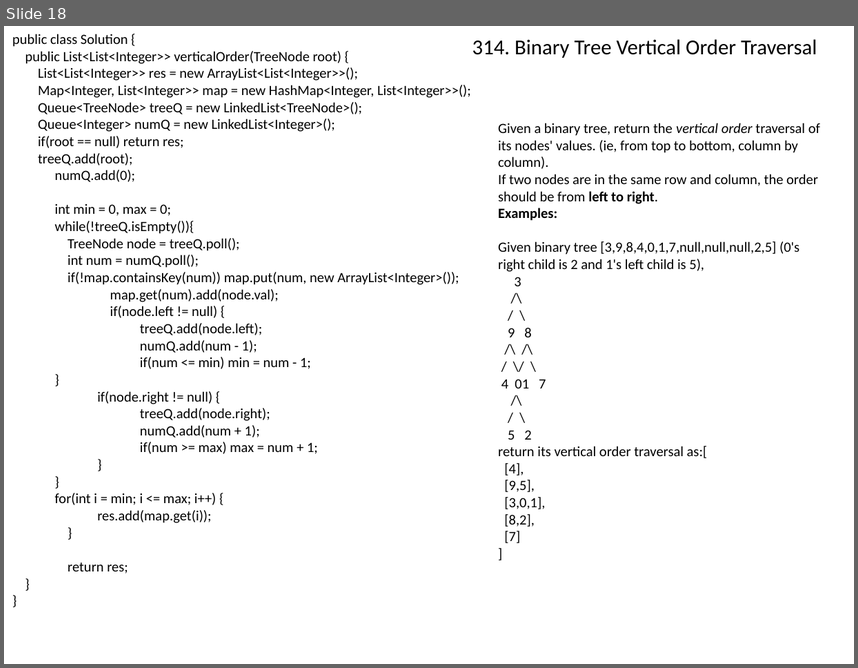
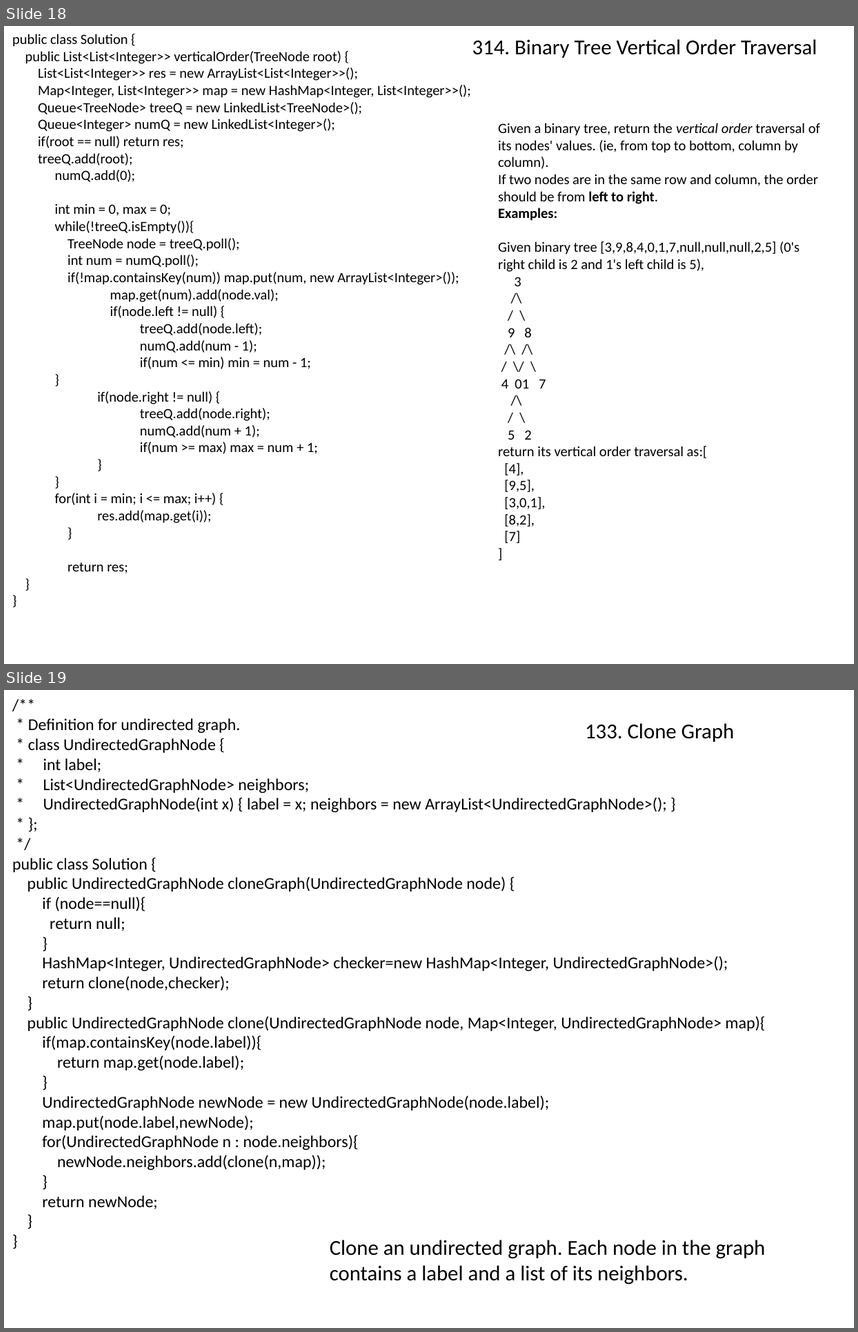
Before and after one commit to songwenxiao/LeetCode-Solutions, a slide deck: Basic/Facebook.pptx. Shown one above the other, each under a label of ours: slide 18 before the commit, slides 18 and 19 after it. The pictures are 858x668 and 858x1332 pixels, drawn with LibreOffice and Linux fonts; fonts in the diff are those of the drawing. Boxes give left, top, right and bottom in pixels: in the first picture for what was removed or moved away, otherwise in the second. Text is boxed around its words. In the diff, an @@ line names an element or a change of style, - is before the commit and + after.

```diff
--- a/Basic/Facebook.pptx
+++ b/Basic/Facebook.pptx
@@ slide 19 added at (4,690,854,1328), background #FFFFFF @@
@@ text added at (12,718,765,1209), 14 pt, text #000000 @@
+/**
+* Definition for undirected graph.
+* class UndirectedGraphNode {
+* int label;
+* List<UndirectedGraphNode> neighbors;
+* UndirectedGraphNode(int x) { label = x; neighbors = new ArrayList<UndirectedGraphNode>(); }
+* };
+*/
+public class Solution {
+public UndirectedGraphNode cloneGraph(UndirectedGraphNode node) {
+if (node==null){
+return null;
+}
+HashMap<Integer, UndirectedGraphNode> checker=new HashMap<Integer, UndirectedGraphNode>();
+return clone(node,checker);
+}
+public UndirectedGraphNode clone(UndirectedGraphNode node, Map<Integer, UndirectedGraphNode> map){
+if(map.containsKey(node.label)){
+return map.get(node.label);
+}
+UndirectedGraphNode newNode = new UndirectedGraphNode(node.label);
+map.put(node.label,newNode);
+for(UndirectedGraphNode n : node.neighbors){
+newNode.neighbors.add(clone(n,map));
+}
+return newNode;
+}
+}
@@ text added at (585,723,735,742), 18 pt, text #000000 @@
+133. Clone Graph
@@ text added at (330,1239,766,1284), 18 pt, text #000000 @@
+Clone an undirected graph. Each node in the graph contains a label and a list of its neighbors.
```
Also in this commit, not shown: 2 other files.
